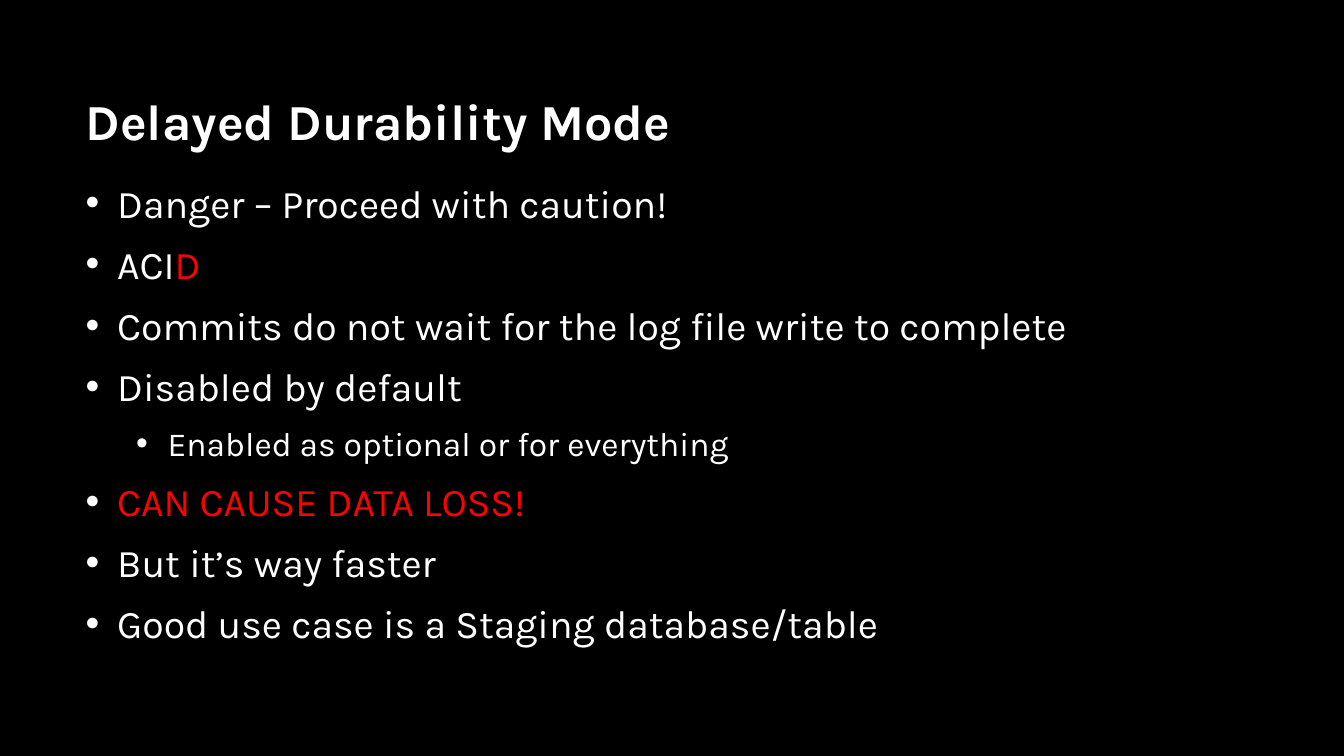
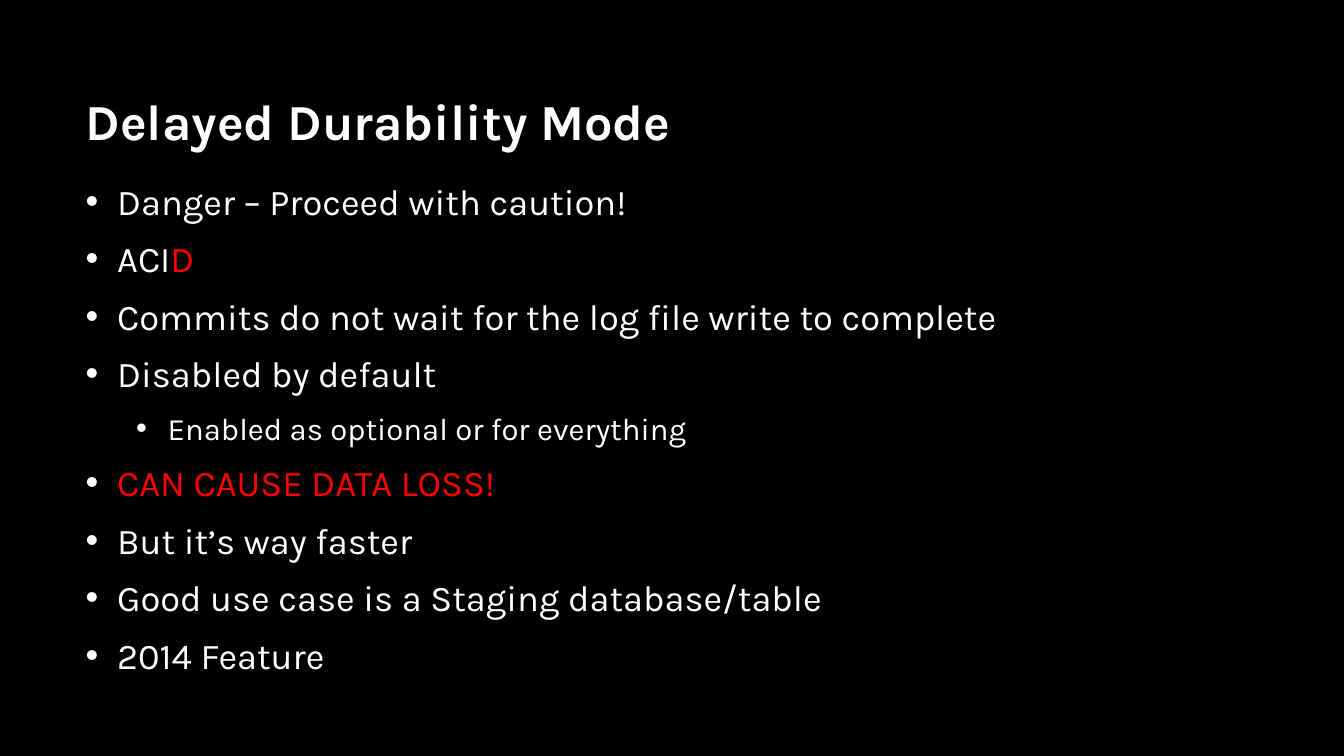
Before and after one commit to sabinio/SQLTraining, a slide deck: slide 35 of Slides/4. Performance.pptx (slide 31 before the commit). Drawn at 1344x756 pixels with LibreOffice and Linux fonts; fonts in the diff are those of the drawing; background and template pictures are left out. Boxes give left, top, right and bottom in pixels: in the first picture for what was removed or moved away, otherwise in the second. Text is boxed around its words. In the diff, an @@ line names an element or a change of style, - is before the commit and + after.

```diff
--- a/Slides/4. Performance.pptx
+++ b/Slides/4. Performance.pptx
@@ text at [117,190,997,620]: paragraph added @@
+• 2014 Feature
@@ text at [117,190,997,620]: size 28 to 25.9 pt in "Danger – Proceed with caution!", "ACID", "Commits do not wait for the log ...", "Disabled by default" and 3 more places; size 24 to 22.2 pt in "Enabled as optional or for everything" @@
```
Also in this commit, not shown: 8 other slides changed, 7 slides added.
